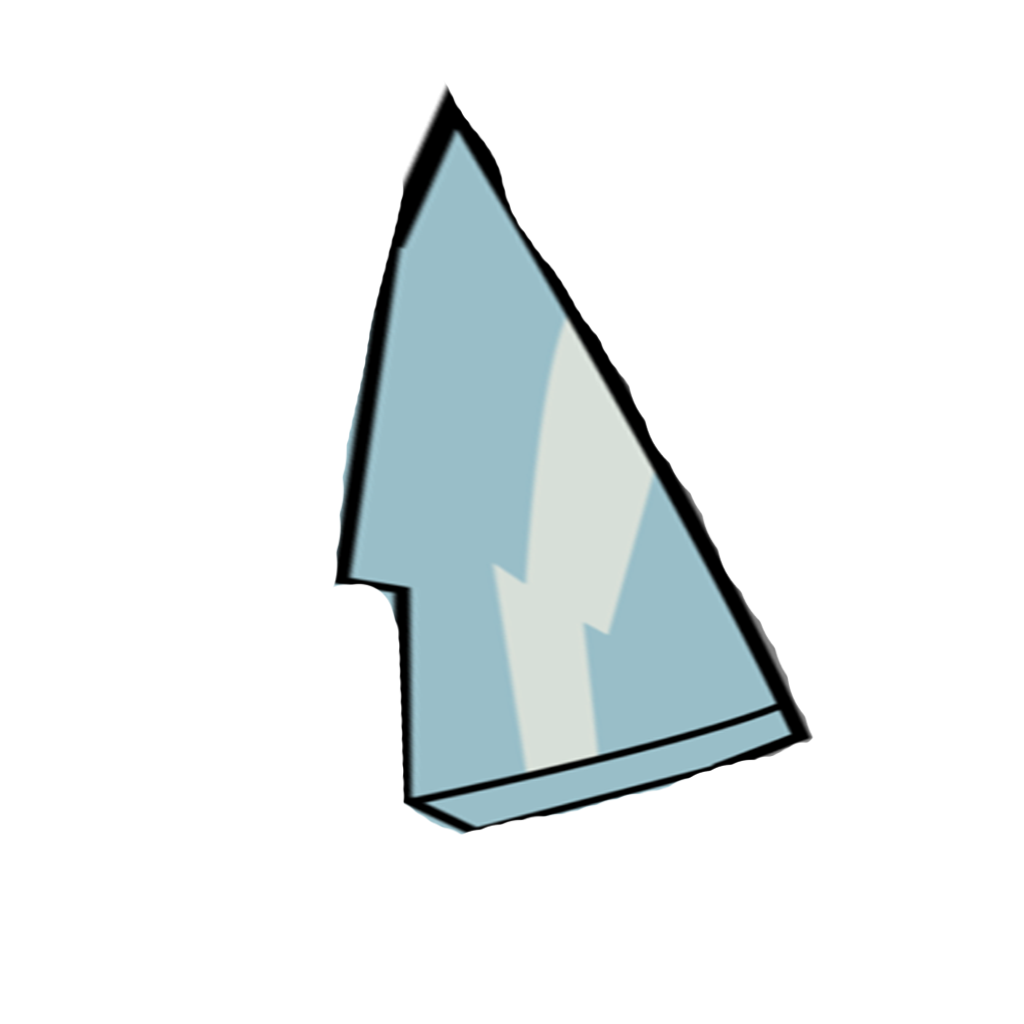
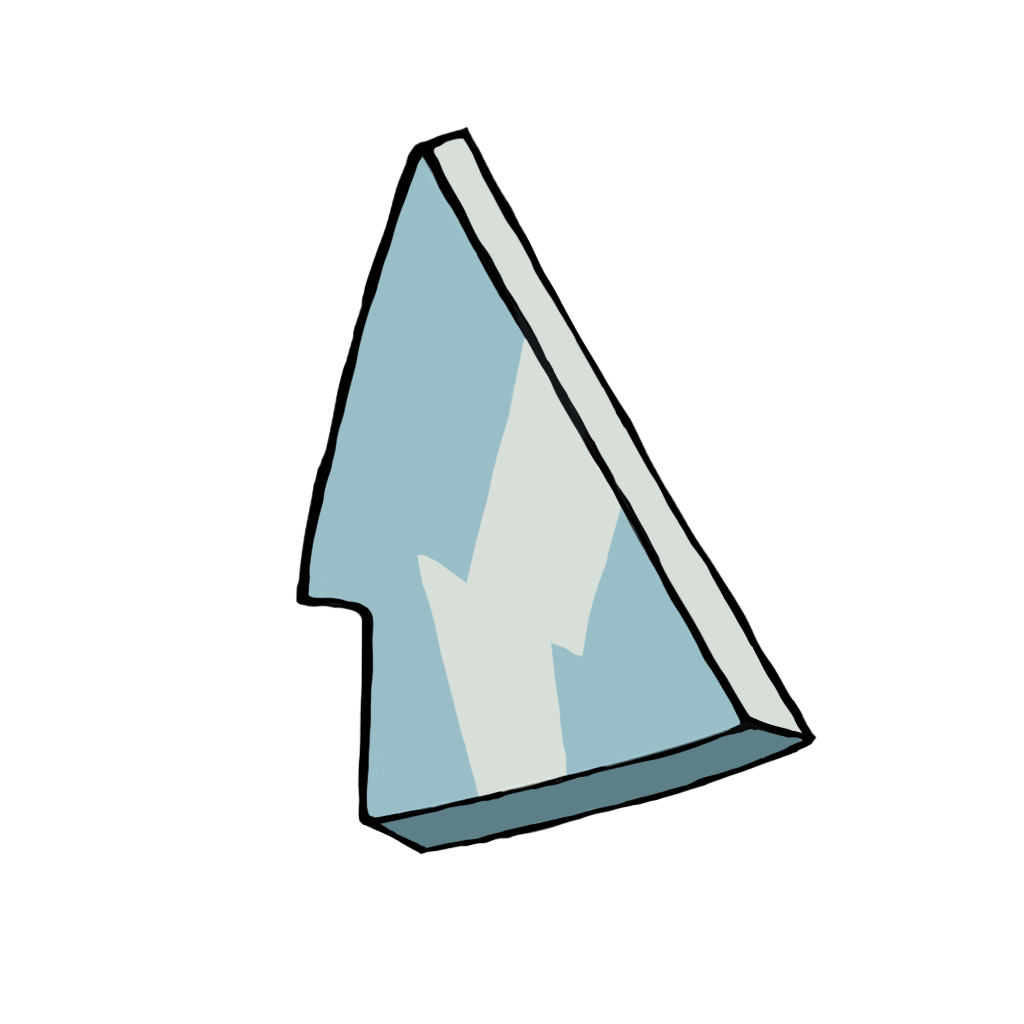
Layer changes from the first 1024 × 1024 image to the second:
painted on "Layer 3" over [295, 81, 817, 855]
